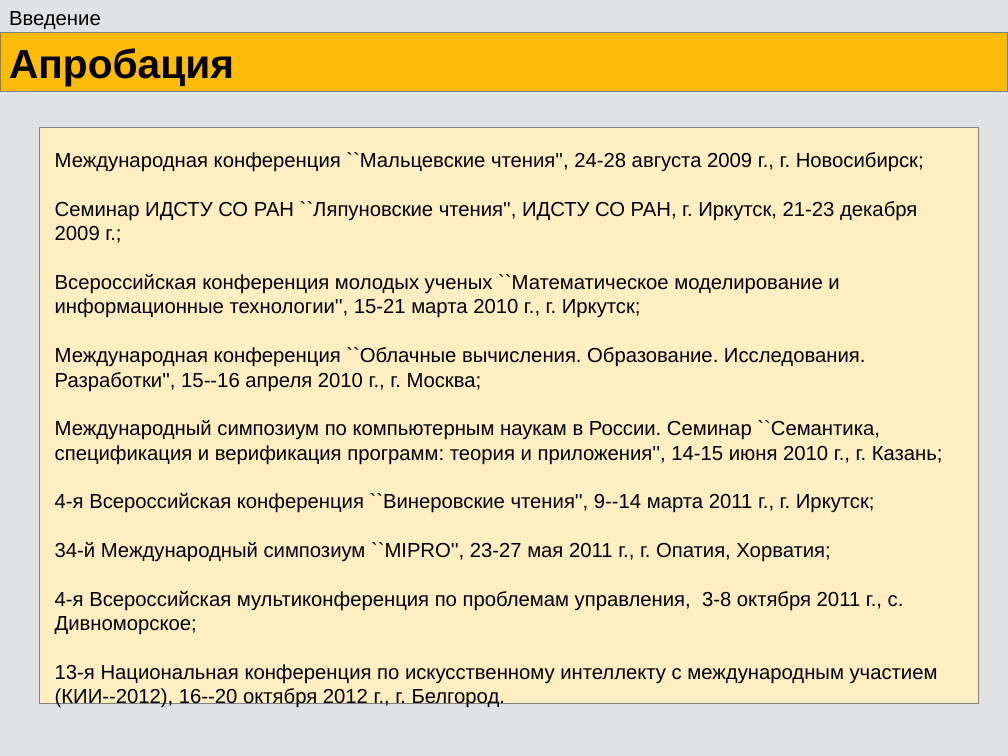
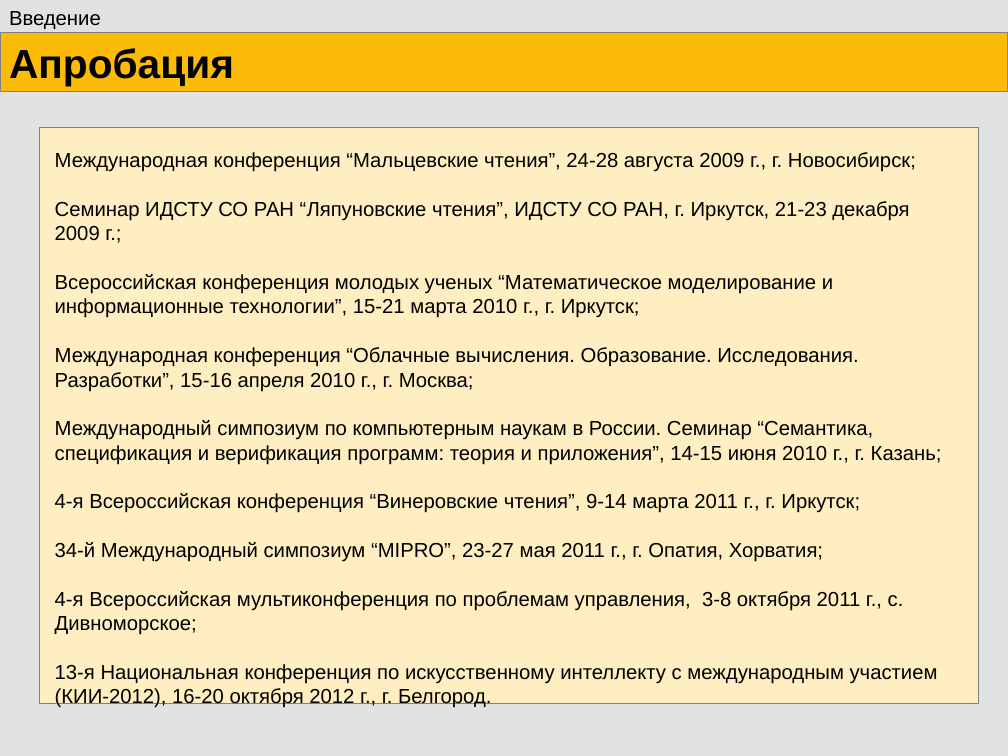
Before and after one commit to eugeneai/prisnif, a slide deck: slide 13 of brick/pres/pacman.odp. Drawn at 1008x756 pixels with LibreOffice and Linux fonts; fonts in the diff are those of the drawing. Boxes give left, top, right and bottom in pixels: in the first picture for what was removed or moved away, otherwise in the second. Text is boxed around its words. In the diff, an @@ line names an element or a change of style, - is before the commit and + after.

```diff
--- a/brick/pres/pacman.odp
+++ b/brick/pres/pacman.odp
@@ text at (x1=55, y1=152, x2=942, y2=562): text changed @@
-Международная конференция ``Мальцевские чтения'', 24-28 августа 2009 г., г. Новосибирск;
-Семинар ИДСТУ СО РАН ``Ляпуновские чтения'', ИДСТУ СО РАН, г. Иркутск, 21-23 декабря 2009 г.;
-Всероссийская конференция молодых ученых ``Математическое моделирование и информационные технологии'', 15-21 марта 2010 г., г. Иркутск;
-Международная конференция ``Облачные вычисления. Образование. Исследования. Разработки'', 15--16 апреля 2010 г., г. Москва;
-Международный симпозиум по компьютерным наукам в России. Семинар ``Семантика, спецификация и верификация программ: теория и приложения'', 14-15 июня 2010 г., г. Казань;
-4-я Всероссийская конференция ``Винеровские чтения'', 9--14 марта 2011 г., г. Иркутск;
-34-й Международный симпозиум ``MIPRO'', 23-27 мая 2011 г., г. Опатия, Хорватия;
+Международная конференция “Мальцевские чтения”, 24-28 августа 2009 г., г. Новосибирск;
+Семинар ИДСТУ СО РАН “Ляпуновские чтения”, ИДСТУ СО РАН, г. Иркутск, 21-23 декабря 2009 г.;
+Всероссийская конференция молодых ученых “Математическое моделирование и информационные технологии”, 15-21 марта 2010 г., г. Иркутск;
+Международная конференция “Облачные вычисления. Образование. Исследования. Разработки”, 15-16 апреля 2010 г., г. Москва;
+Международный симпозиум по компьютерным наукам в России. Семинар “Семантика, спецификация и верификация программ: теория и приложения”, 14-15 июня 2010 г., г. Казань;
+4-я Всероссийская конференция “Винеровские чтения”, 9-14 марта 2011 г., г. Иркутск;
+34-й Международный симпозиум “MIPRO”, 23-27 мая 2011 г., г. Опатия, Хорватия;
```
Also in this commit, not shown: 18 other slides changed, 3 slides added, 13 other files.
